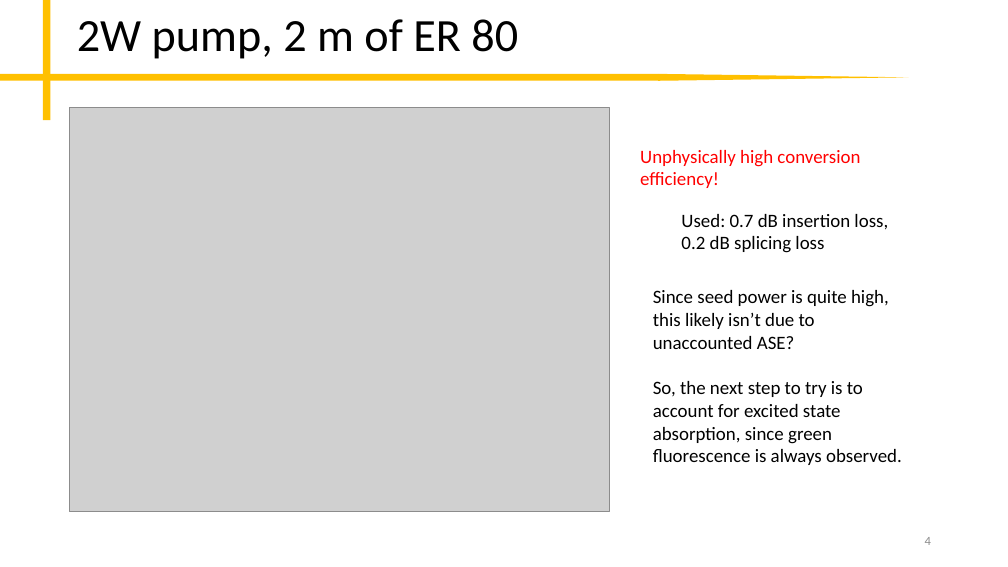
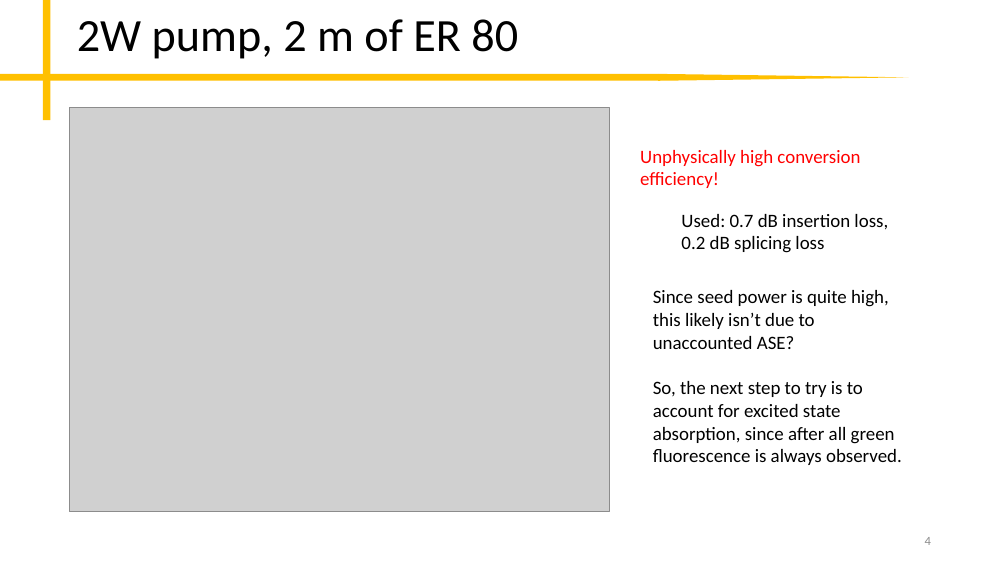
Before and after one commit to peter-chang62/Laser-Design-Scripts, a slide deck: slide 4 of memo.pptx. Drawn at 1008x567 pixels with LibreOffice and Linux fonts; fonts in the diff are those of the drawing; grey boxes stand for pictures. Boxes give left, top, right and bottom in pixels: in the first picture for what was removed or moved away, otherwise in the second. Text is boxed around its words. In the diff, an @@ line names an element or a change of style, - is before the commit and + after.

```diff
--- a/memo.pptx
+++ b/memo.pptx
@@ text at bbox=[653, 381, 902, 465]: text changed @@
-So, the next step to try is to account for excited state absorption, since green fluorescence is always observed.
+So, the next step to try is to account for excited state absorption, since after all green fluorescence is always observed.
```
Also in this commit, not shown: 5 other slides changed, 4 slides added, 2 other files.
